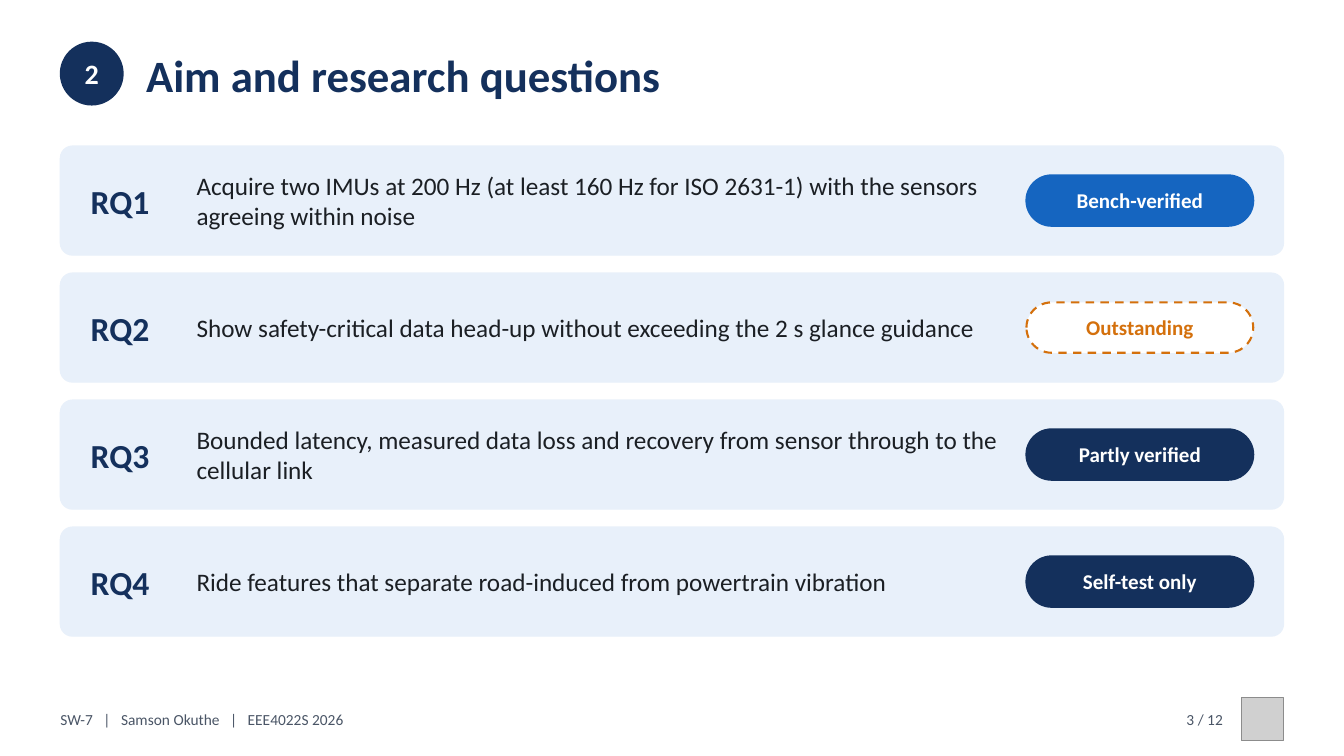
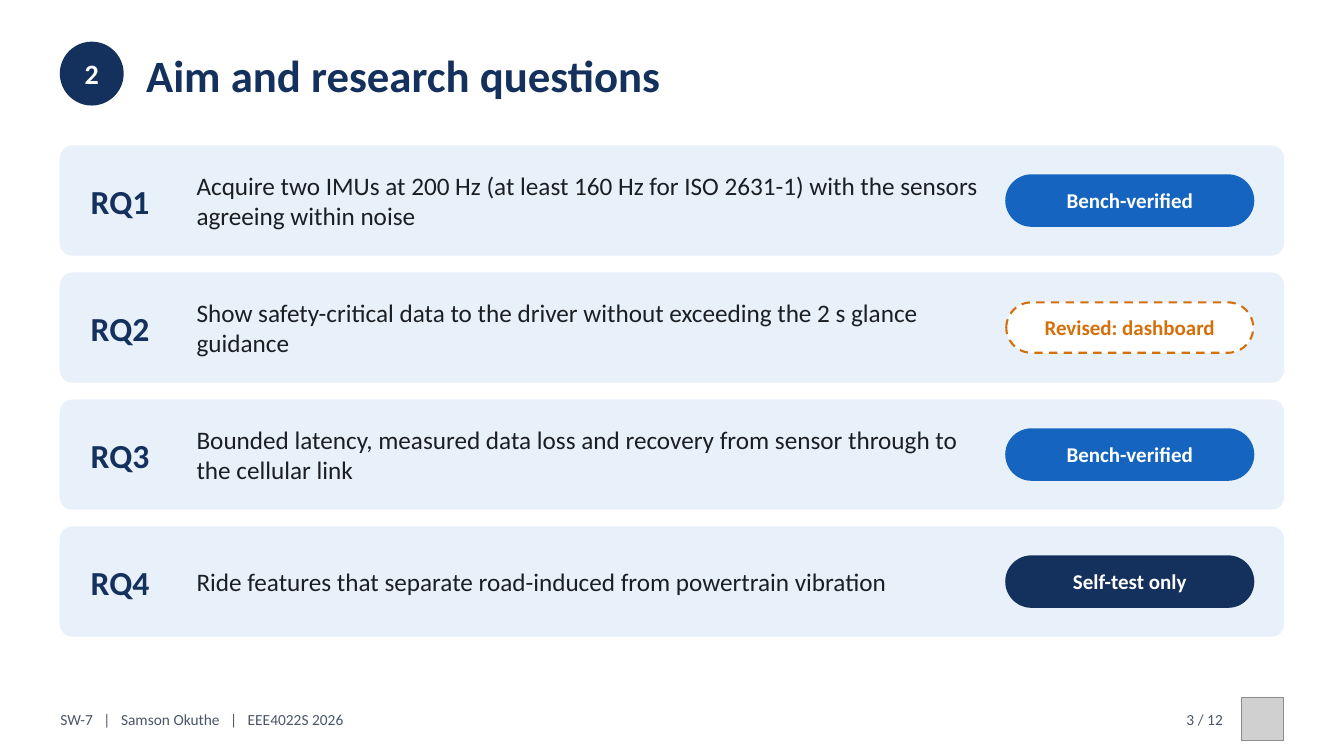
Before and after one commit to 0geder/Tukzie-HPEC-HUD, a slide deck: slide 3 of Presentation/SW7_Final_Presentation.pptx. Drawn at 1344x756 pixels with LibreOffice and Linux fonts; fonts in the diff are those of the drawing; grey boxes stand for pictures. Boxes give left, top, right and bottom in pixels: in the first picture for what was removed or moved away, otherwise in the second. Text is boxed around its words. In the diff, an @@ line names an element or a change of style, - is before the commit and + after.

```diff
--- a/Presentation/SW7_Final_Presentation.pptx
+++ b/Presentation/SW7_Final_Presentation.pptx
@@ text "Bench-verified": place and size @@
-text "Bench-verified" at (1077, 193, 1203, 208)
+text "Bench-verified" at (1067, 193, 1193, 208)
@@ rounded rectangle: place and size @@
-rounded rectangle at (1026, 175, 1253, 226)
+rounded rectangle at (1006, 175, 1253, 226)
@@ text at (197, 304, 917, 357): text changed @@
-Show safety-critical data head-up without exceeding the 2 s glance guidance
+Show safety-critical data to the driver without exceeding the 2 s glance guidance
@@ rounded rectangle: place and size @@
-rounded rectangle at (1026, 302, 1253, 353)
+rounded rectangle at (1006, 302, 1253, 353)
@@ text at (1045, 320, 1215, 335): text changed @@
-Outstanding
+Revised: dashboard
@@ text "Bounded latency, measured data loss ..." rewrapped from (197, 431, 997, 479) to (197, 431, 956, 479) @@
@@ rounded rectangle: place and size @@
-rounded rectangle at (1026, 430, 1253, 480)
+rounded rectangle at (1006, 430, 1253, 480)
@@ rounded rectangle at (1006, 430, 1253, 480): fill #14305C to #1565C0; outline #14305C 1.5 pt to #1565C0 1.5 pt @@
@@ text at (1067, 447, 1193, 462): text changed @@
-Partly verified
+Bench-verified
@@ text "Self-test only": place and size @@
-text "Self-test only" at (1083, 574, 1197, 593)
+text "Self-test only" at (1073, 574, 1187, 593)
@@ rounded rectangle: place and size @@
-rounded rectangle at (1026, 557, 1253, 607)
+rounded rectangle at (1006, 557, 1253, 607)
```
Also in this commit, not shown: 5 other slides changed, 3 slides added, 3 slides removed, 10 other files.
